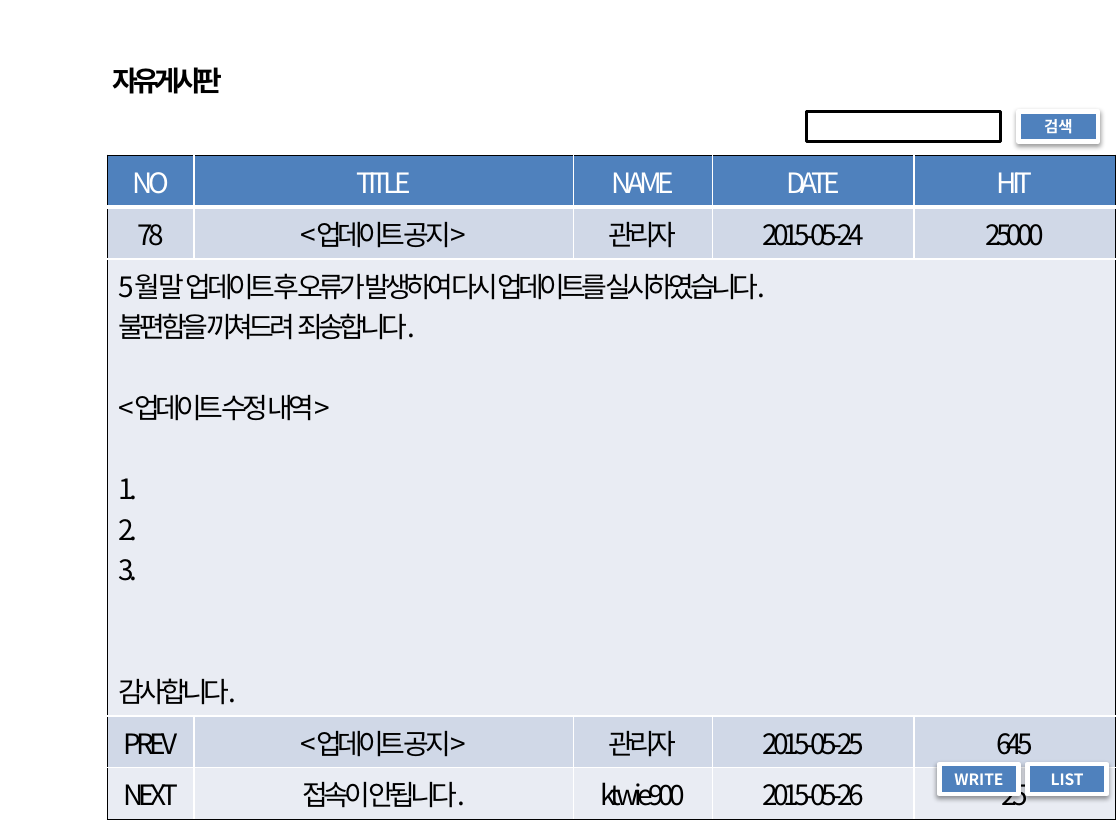
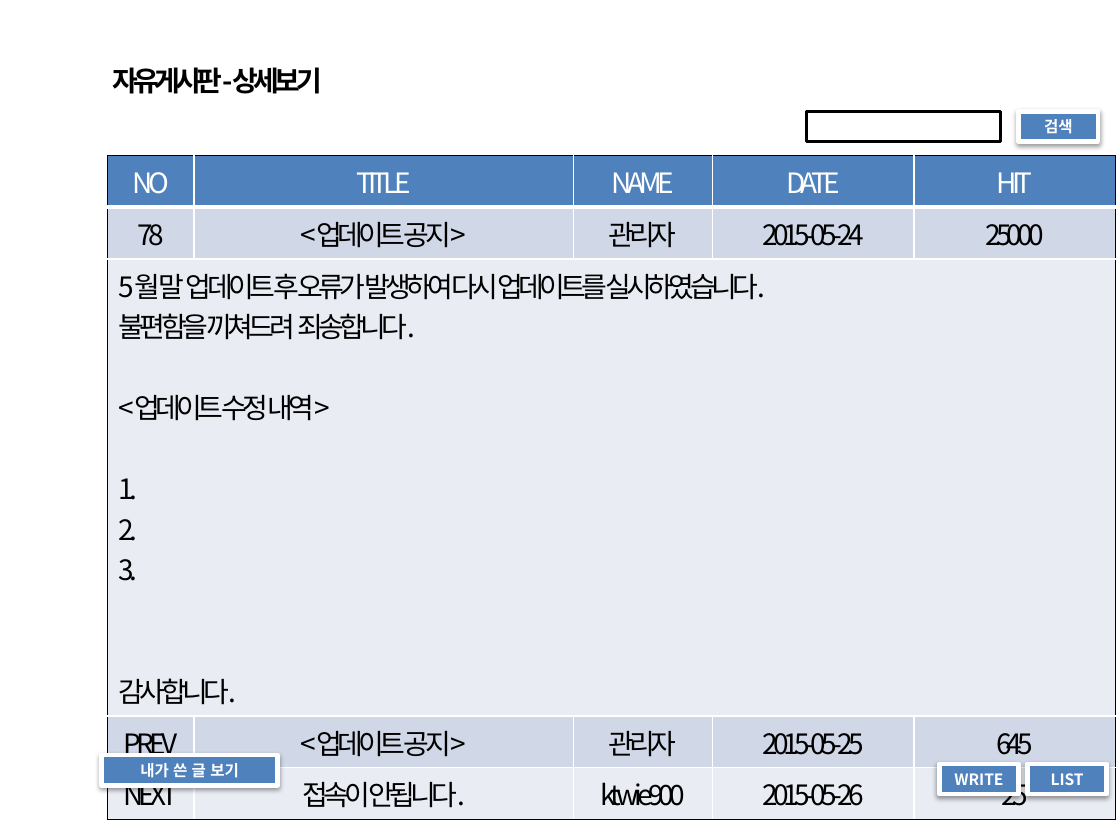
Before and after one commit to jeremy9lee/Assignment0508, a slide deck: slide 2 of 20150511 MYSITE_BOARD 시안.pptx. Drawn at 1120x840 pixels with LibreOffice and Linux fonts; fonts in the diff are those of the drawing. Boxes give left, top, right and bottom in pixels: in the first picture for what was removed or moved away, otherwise in the second. Text is boxed around its words. In the diff, an @@ line names an element or a change of style, - is before the commit and + after.

```diff
--- a/20150511 MYSITE_BOARD 시안.pptx
+++ b/20150511 MYSITE_BOARD 시안.pptx
@@ text at <box>112,67,321,94</box>: text changed @@
-자유게시판
+자유게시판-상세보기
@@ rectangle added at <box>102,755,278,785</box>, fill #4F81BD, outline #FFFFFF 3 pt, 10 pt, text #FFFFFF, bold @@
+내가 쓴 글 보기
```
Also in this commit, not shown: 2 other slides changed, 1 slide added.
